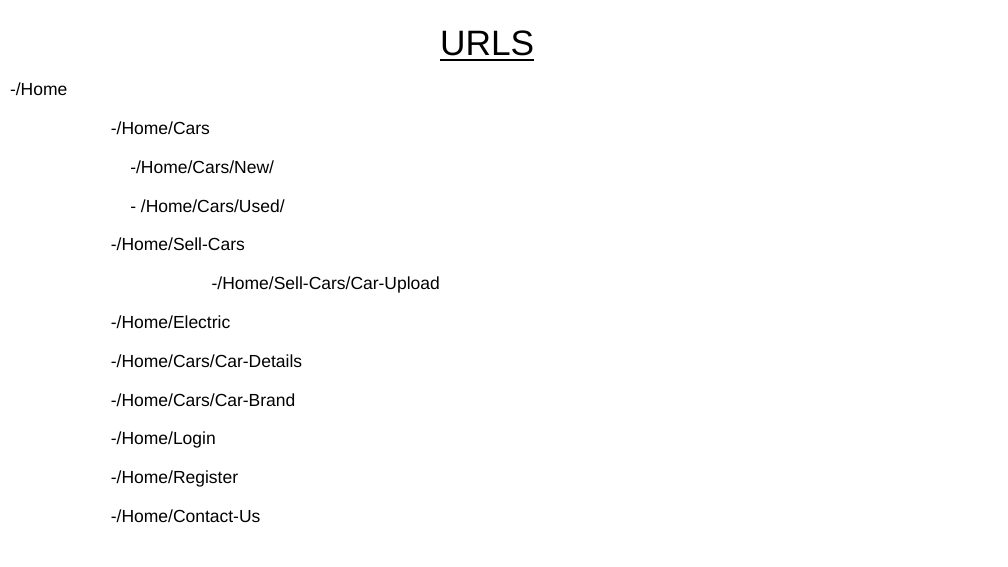
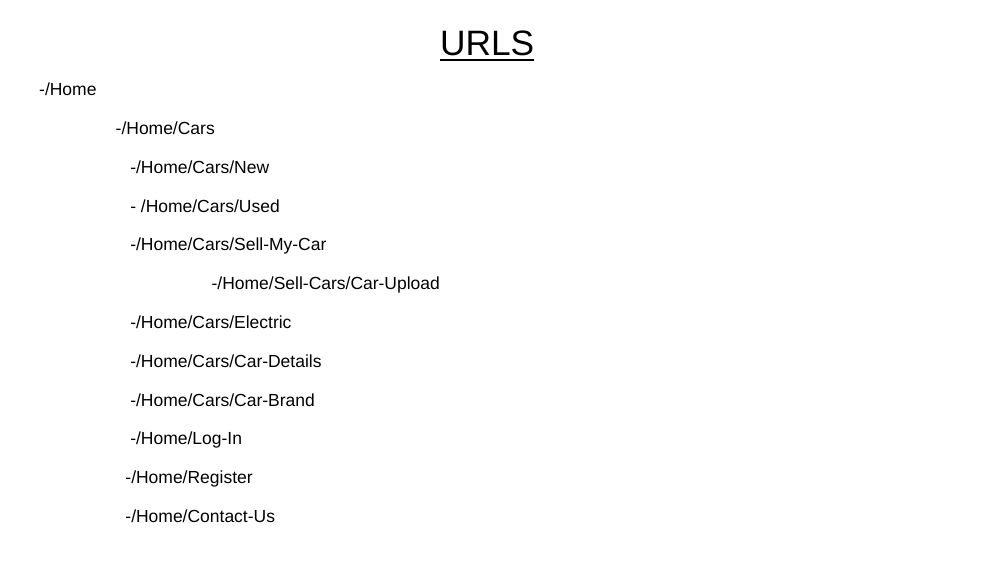
Before and after one commit to AndreiGhita2002/WAD_Car_Market, a slide deck: slide 11 of Design Specification.pptx (slide 10 before the commit). Drawn at 1008x567 pixels with LibreOffice and Linux fonts; fonts in the diff are those of the drawing. Boxes give left, top, right and bottom in pixels: in the first picture for what was removed or moved away, otherwise in the second. Text is boxed around its words. In the diff, an @@ line names an element or a change of style, - is before the commit and + after.

Commit message:
updated version

```diff
--- a/Design Specification.pptx
+++ b/Design Specification.pptx
@@ text at (130,160,326,254): text changed @@
--/Home/Cars/New/
-- /Home/Cars/Used/
--/Home/Sell-Cars
+-/Home/Cars/New
+- /Home/Cars/Used
+-/Home/Cars/Sell-My-Car
@@ text at (130,315,291,329): text changed @@
--/Home/Electric
+-/Home/Cars/Electric
@@ text at (130,431,242,448): text changed @@
--/Home/Login
+-/Home/Log-In
```
Also in this commit, not shown: 2 other slides changed, 1 slide added.
